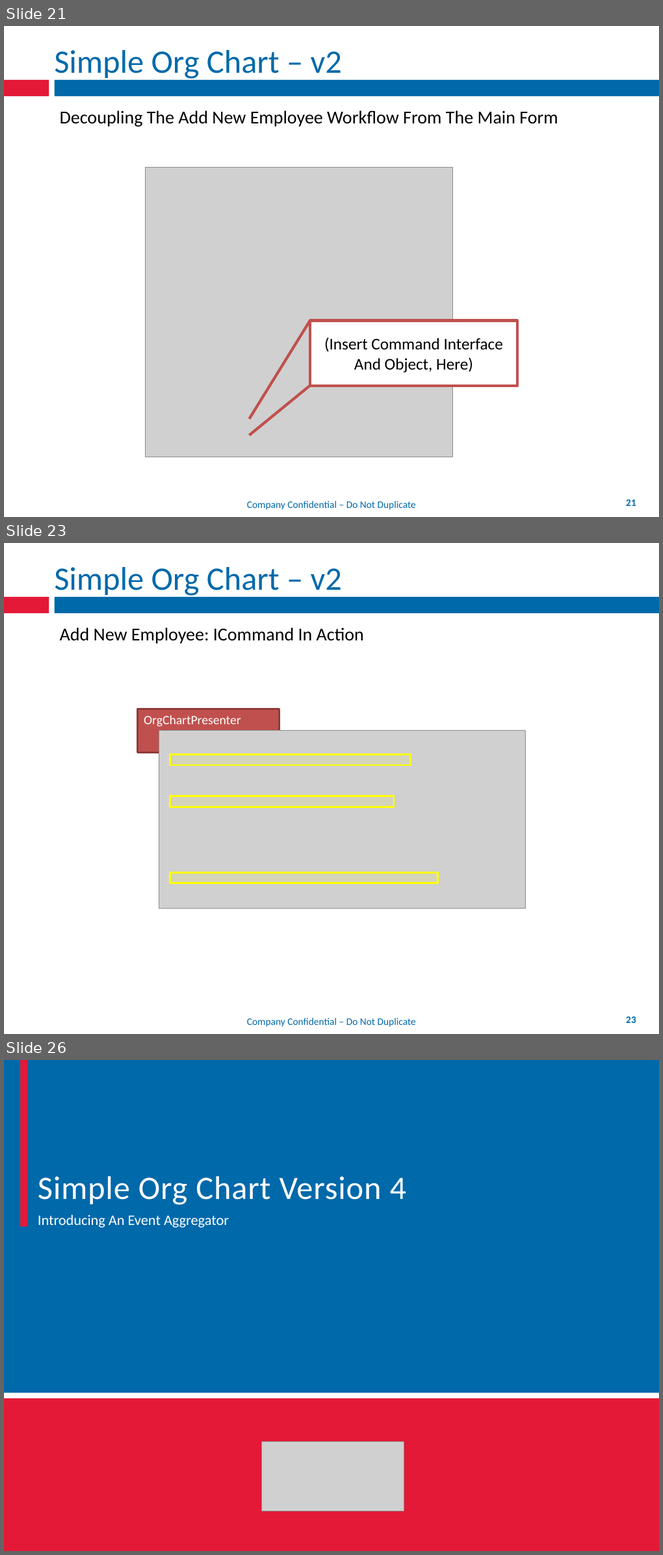
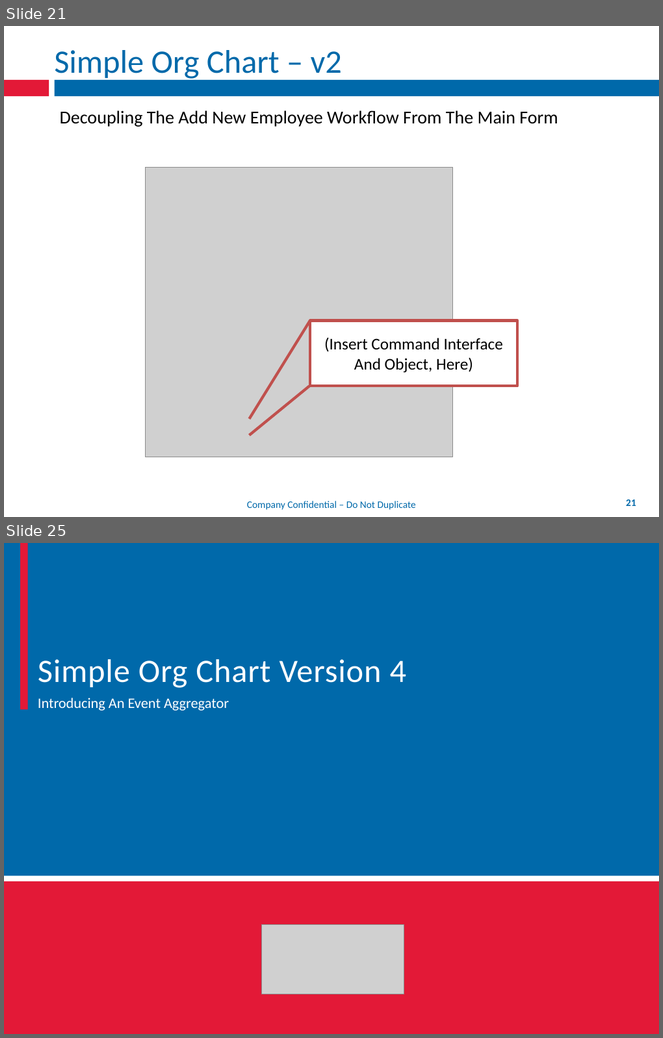
Before and after one commit to mxriverlynn/presentations-and-training, a slide deck: Decoupling Workflow With App Controler/Decoupling Workflow From Forms.pptx. Shown one above the other, each under a label of ours: slides 21, 23 and 26 before the commit, slides 21 and 25 after it; the slides between them are not shown. The pictures are 663x1555 and 663x1038 pixels, drawn with LibreOffice and Linux fonts; fonts in the diff are those of the drawing; grey boxes stand for pictures; background and template pictures are left out. Boxes give left, top, right and bottom in pixels: in the first picture for what was removed or moved away, otherwise in the second. Text is boxed around its words. In the diff, an @@ line names an element or a change of style, - is before the commit and + after.

```diff
--- a/Decoupling Workflow With App Controler/Decoupling Workflow From Forms.pptx
+++ b/Decoupling Workflow With App Controler/Decoupling Workflow From Forms.pptx
@@ slide 23 removed at (4,543,659,1034), background #FFFFFF; not listed: 4 template elements that a slide beside it also shows @@
@@ title removed at (54,567,342,596) @@
-Simple Org Chart – v2
@@ text removed at (60,627,364,644) @@
-Add New Employee: ICommand In Action
@@ group removed at (138,709,525,908): 4 rectangles, 1 picture @@
-OrgChartPresenter
@@ what was slide 26 is now slide 25 @@
```
Also in this commit, not shown: 5 slides changed.
